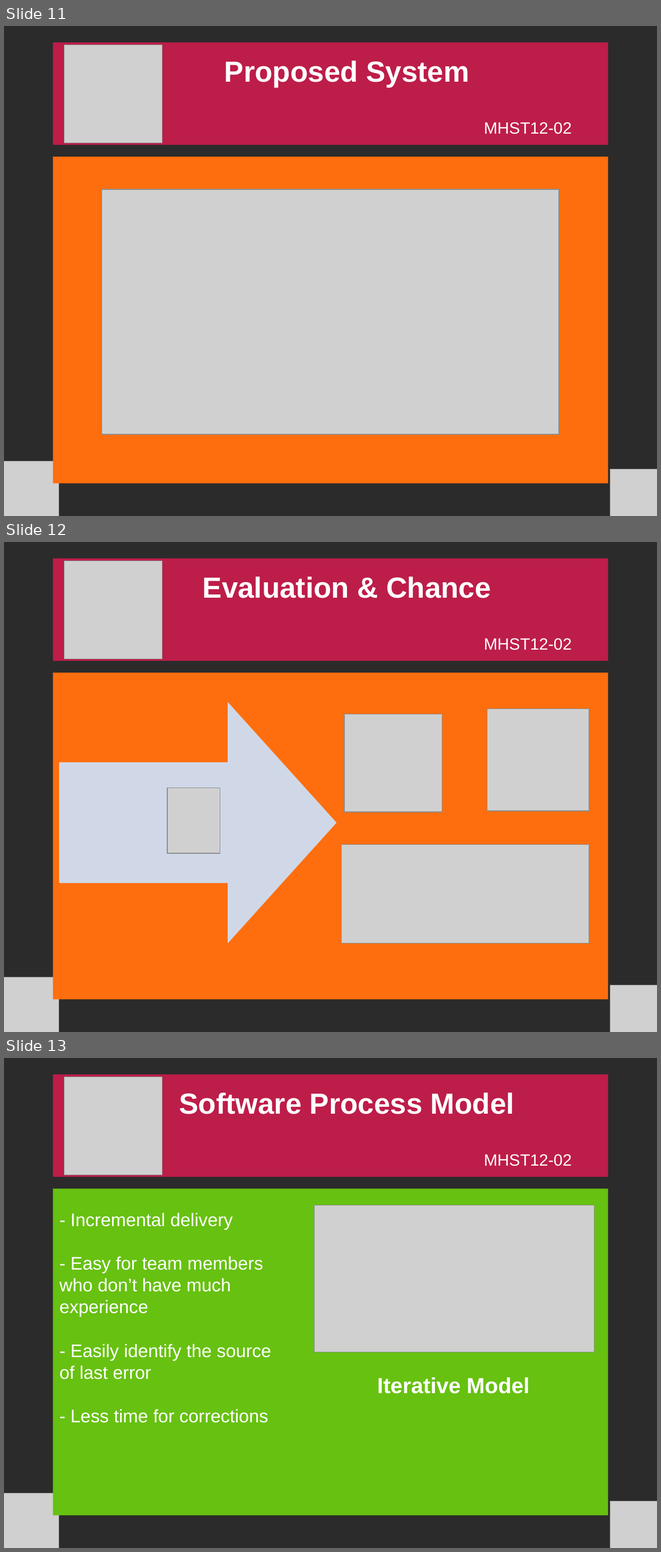
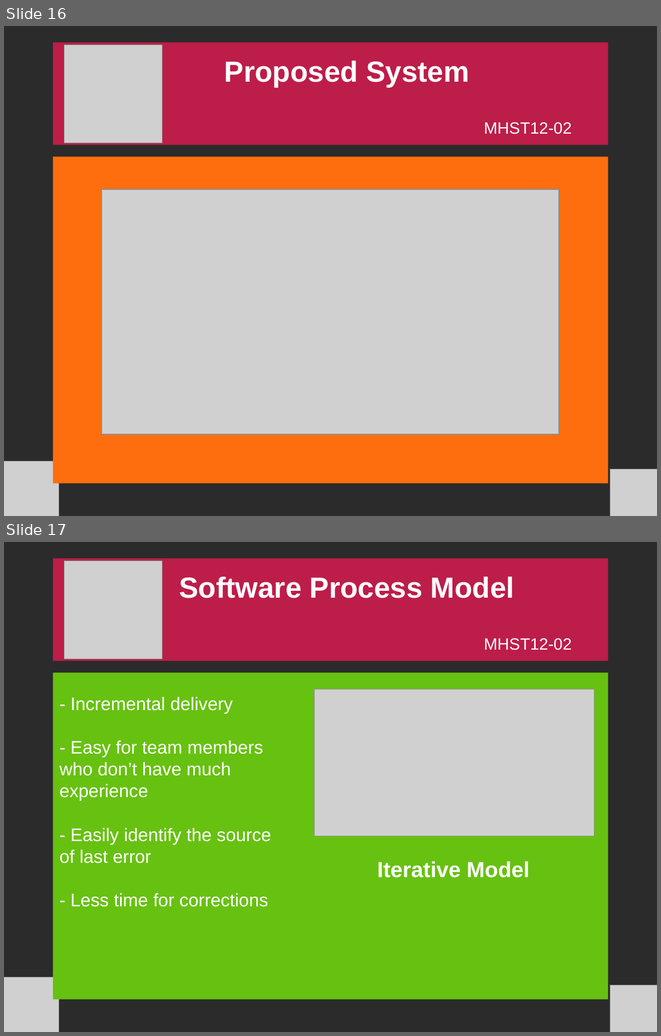
Before and after one commit to freshdocs/cmsandroid, a slide deck: Documents/docs/[MHST12-02] 9. Slide.odp. Shown one above the other, each under a label of ours: slides 11, 12 and 13 before the commit, slides 16 and 17 after it. The pictures are 661x1552 and 661x1036 pixels, drawn with LibreOffice and Linux fonts; fonts in the diff are those of the drawing; grey boxes stand for pictures; background and template pictures are left out; a plain dark background stands for a picture behind light text. Boxes give left, top, right and bottom in pixels: in the first picture for what was removed or moved away, otherwise in the second. Text is boxed around its words. In the diff, an @@ line names an element or a change of style, - is before the commit and + after.

```diff
--- a/Documents/docs/[MHST12-02] 9. Slide.odp
+++ b/Documents/docs/[MHST12-02] 9. Slide.odp
@@ slide 12 removed at (4,542,657,1032), background picture (left out) @@
@@ rectangle removed at (53,558,608,661) @@
@@ picture removed at (64,561,162,659) @@
@@ text removed at (203,576,491,598) @@
-Evaluation & Chance
@@ text removed at (484,638,572,650) @@
-MHST12-02
@@ rectangle removed at (53,672,608,999) @@
@@ freeform shape removed at (59,702,336,943) @@
@@ picture removed at (344,714,442,812) @@
@@ picture removed at (487,708,589,810) @@
@@ picture removed at (167,787,220,853) @@
@@ picture removed at (342,844,589,943) @@
@@ picture removed at (4,977,59,1032) @@
@@ picture removed at (610,985,657,1032) @@
@@ what was slide 11 is now slide 16 @@
@@ what was slide 13 is now slide 17 @@
```
Also in this commit, not shown: 12 slides changed, 5 slides added.
